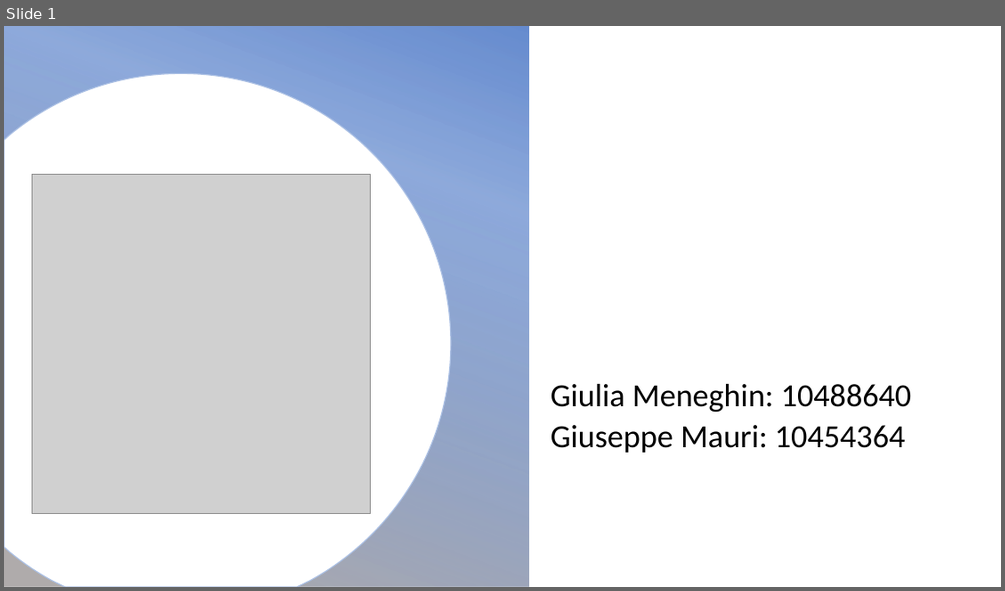
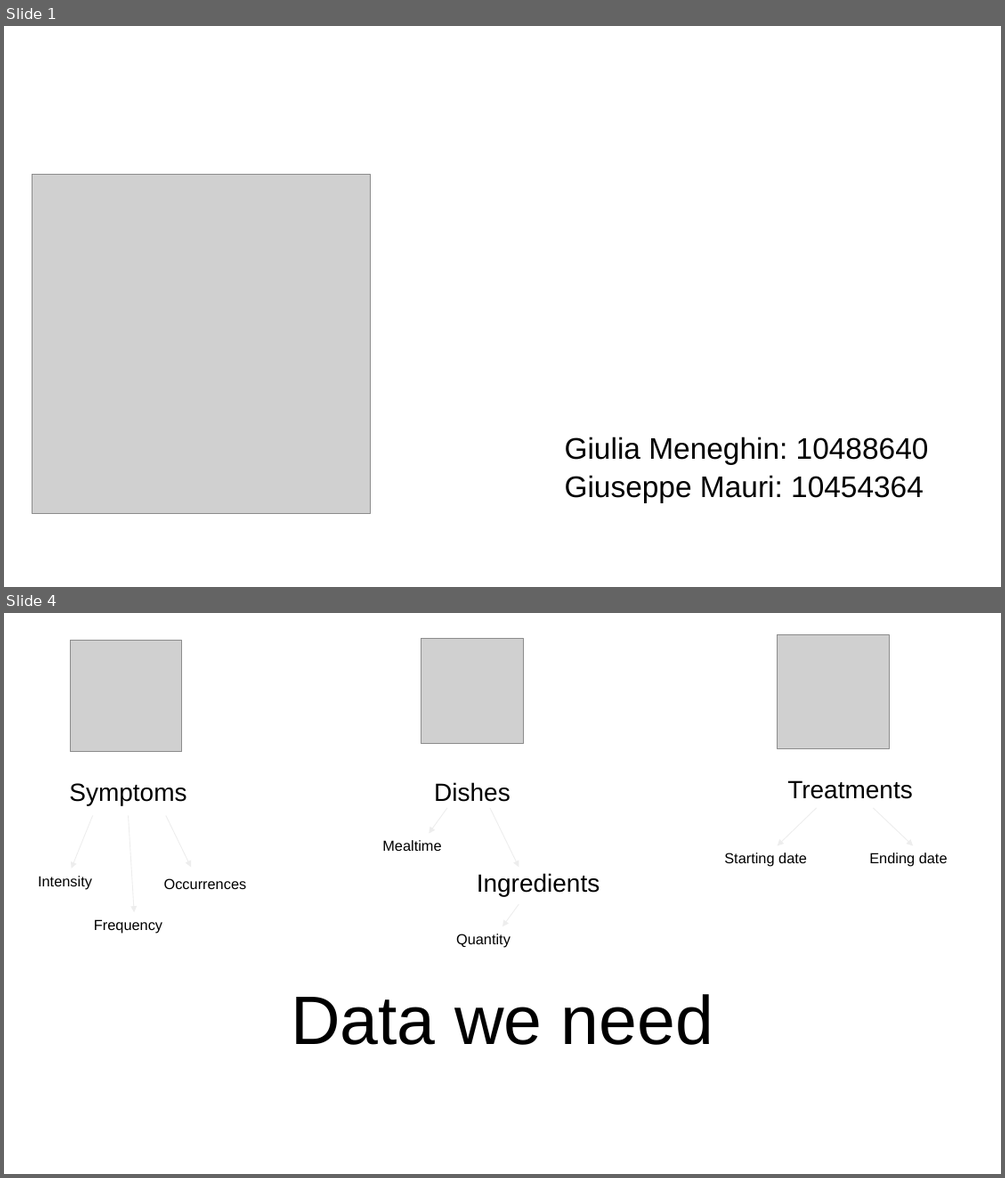
Before and after one commit to Ciuse/Bealthy_app, a slide deck: Presentazione/Presentazione Bealthy.pptx. Shown one above the other, each under a label of ours: slide 1 before the commit, slides 1 and 4 after it; the slides between them are not shown. The pictures are 1005x591 and 1005x1178 pixels, drawn with LibreOffice and Linux fonts; fonts in the diff are those of the drawing; grey boxes stand for pictures; background and template pictures are left out. Boxes give left, top, right and bottom in pixels: in the first picture for what was removed or moved away, otherwise in the second. Text is boxed around its words. In the diff, an @@ line names an element or a change of style, - is before the commit and + after.

```diff
--- a/Presentazione/Presentazione Bealthy.pptx
+++ b/Presentazione/Presentazione Bealthy.pptx
@@ slide 4 added at bbox=[4, 613, 1001, 1174], background #FFFFFF @@
@@ picture added at bbox=[421, 639, 524, 743] @@
@@ picture added at bbox=[777, 634, 889, 749] @@
@@ picture added at bbox=[71, 640, 182, 751] @@
@@ text added at bbox=[69, 783, 186, 805], 24 pt, text #000000 @@
+Symptoms
@@ text added at bbox=[434, 782, 510, 802], 24 pt, text #000000 @@
+Dishes
@@ text added at bbox=[787, 780, 913, 799], 24 pt, text #000000 @@
+Treatments
@@ arrow added from (93, 816) to (72, 868), #EEEEEE 0.75 pt @@
@@ arrow added from (128, 816) to (134, 912), #EEEEEE 0.75 pt @@
@@ arrow added from (166, 816) to (191, 868), #EEEEEE 0.75 pt @@
@@ arrow added from (447, 808) to (429, 834), #EEEEEE 0.75 pt @@
@@ arrow added from (490, 808) to (519, 868), #EEEEEE 0.75 pt @@
@@ arrow added from (816, 808) to (777, 845), #EEEEEE 0.75 pt @@
@@ arrow added from (873, 808) to (914, 845), #EEEEEE 0.75 pt @@
@@ text added at bbox=[382, 840, 441, 851], 14 pt, text #000000 @@
+Mealtime
@@ text added at bbox=[724, 852, 807, 867], 14 pt, text #000000 @@
+Starting date
@@ text added at bbox=[869, 852, 947, 867], 14 pt, text #000000 @@
+Ending date
@@ text added at bbox=[38, 876, 92, 889], 14 pt, text #000000 @@
+Intensity
@@ text added at bbox=[164, 878, 247, 889], 14 pt, text #000000 @@
+Occurrences
@@ text added at bbox=[477, 873, 599, 896], 24 pt, text #000000 @@
+Ingredients
@@ arrow added from (519, 904) to (502, 926), #EEEEEE 0.75 pt @@
@@ text added at bbox=[94, 919, 162, 933], 14 pt, text #000000 @@
+Frequency
@@ text added at bbox=[456, 933, 510, 948], 14 pt, text #000000 @@
+Quantity
@@ text added at bbox=[291, 994, 713, 1045], 66 pt, text #000000 @@
+Data we need
@@ slide 1 changed as well @@
@@ rectangle removed at bbox=[4, 26, 529, 587] @@
@@ freeform shape removed at bbox=[4, 74, 451, 587] @@
@@ text "Giulia Meneghin: 10488640": place and size @@
-text "Giulia Meneghin: 10488640" at bbox=[550, 384, 911, 452]
+text "Giulia Meneghin: 10488640" at bbox=[565, 436, 929, 502]
@@ text "Giulia Meneghin: 10488640" at bbox=[565, 436, 929, 502]: size 31 to 28.7 pt, font Calibri to Arial @@
```
Also in this commit, not shown: 7 other slides changed, 1 other slide added, 1 slide removed, 18 other files.
